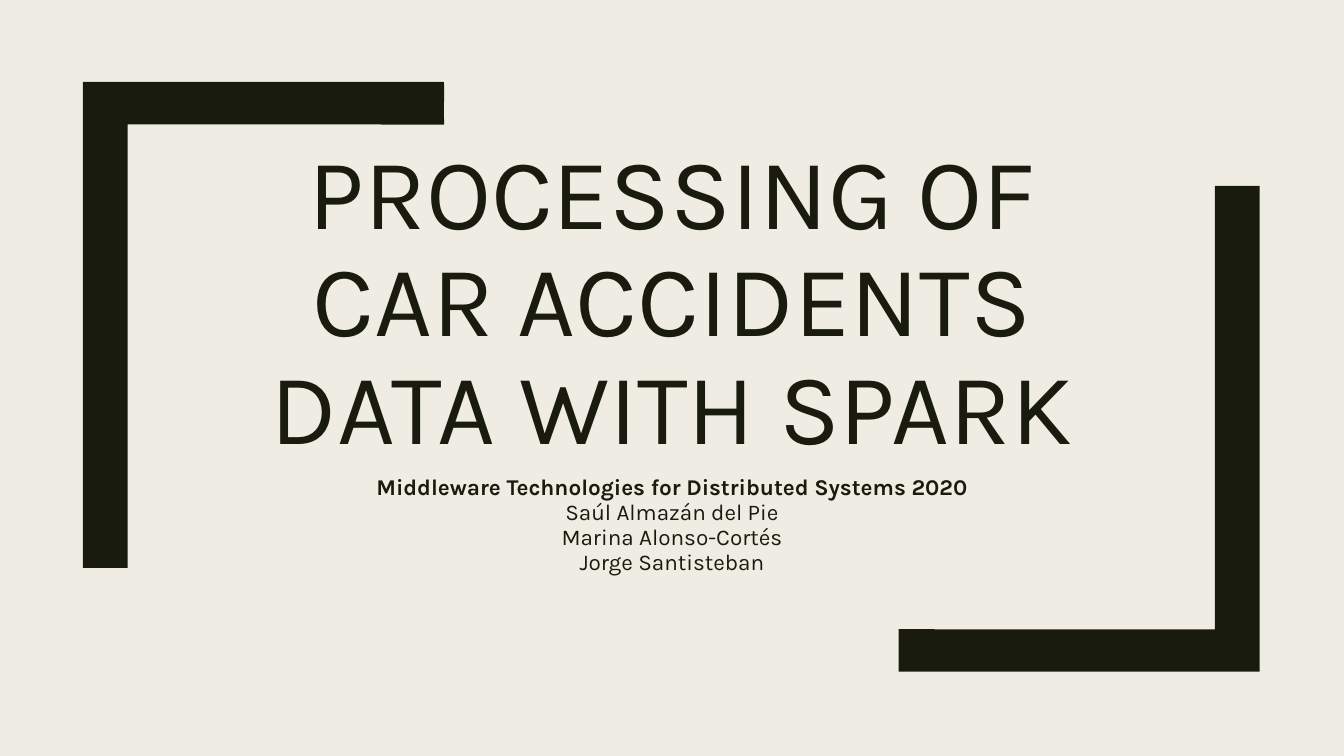
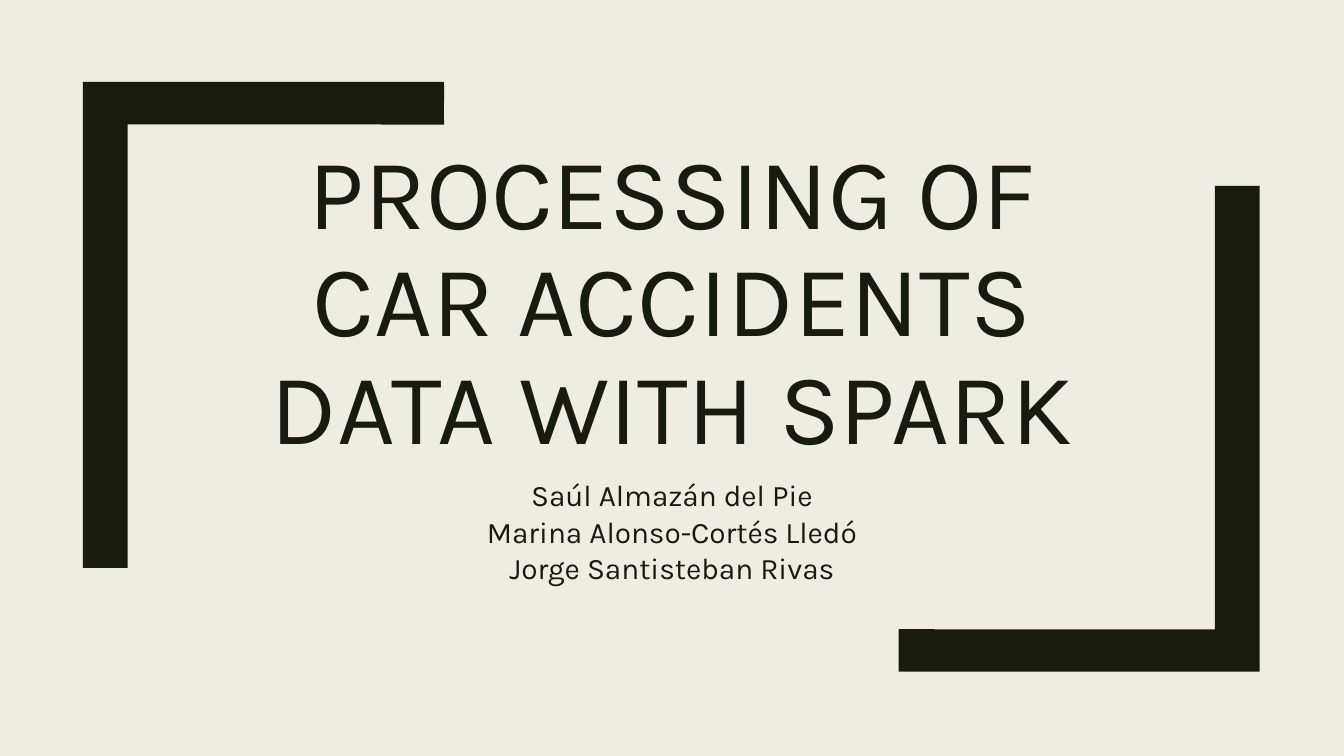
Before and after one commit to malonsocortes/Middleware_Final_Projects, a slide deck: slide 1 of Presentations/Presentation Apache Spark.pptx. Drawn at 1344x756 pixels with LibreOffice and Linux fonts; fonts in the diff are those of the drawing. Boxes give left, top, right and bottom in pixels: in the first picture for what was removed or moved away, otherwise in the second. Text is boxed around its words. In the diff, an @@ line names an element or a change of style, - is before the commit and + after.

Commit message:
changed pptx

```diff
--- a/Presentations/Presentation Apache Spark.pptx
+++ b/Presentations/Presentation Apache Spark.pptx
@@ subtitle at [376,479,968,501]: paragraph removed @@
-Middleware Technologies for Distributed Systems 2020
@@ subtitle at [531,483,813,507]: size 16.1 to 21.3 pt in "Saúl Almazán del Pie"; line spacing 0.92 to 1.02 @@
@@ subtitle at [487,520,856,587]: text changed; size 16.1 to 21.3 pt @@
-Marina Alonso-Cortés
-Jorge Santisteban
+Marina Alonso-Cortés Lledó
+Jorge Santisteban Rivas
```
Also in this commit, not shown: 3 other slides changed.
